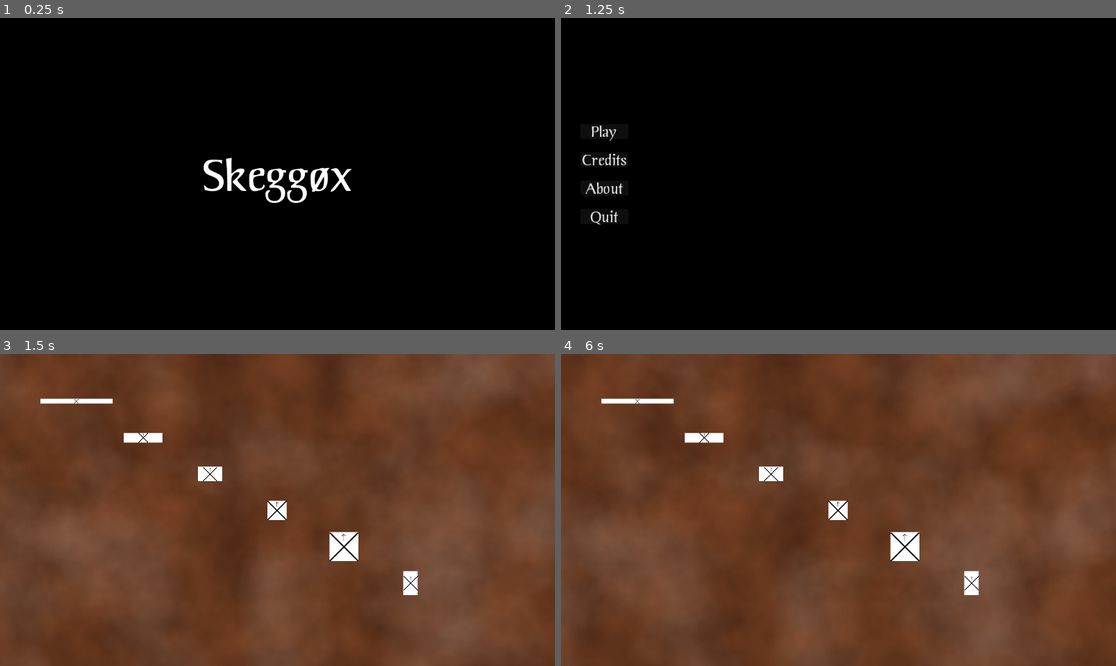
Above: before the commit, frames 1-4 (two rows, left to right).
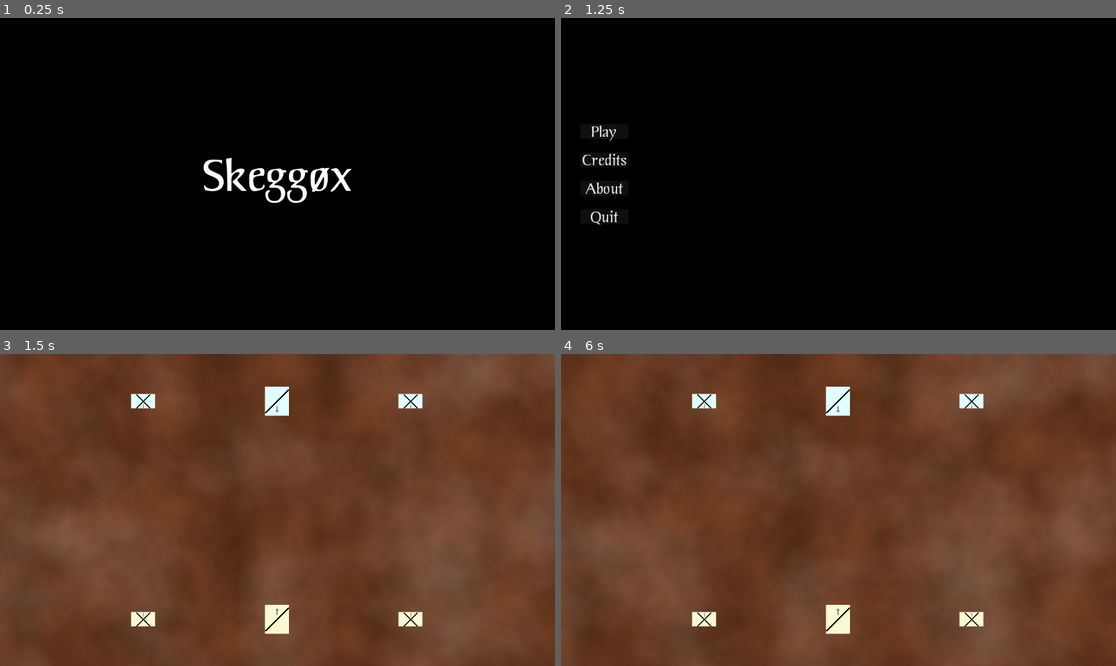
Above: after the commit, the same moments.

Repository: Habidakus/fantasy-battle
Game: Godot game, scene res://Scenes/TopLevelStateMachine.tscn
The game is run twice, just before and just after one commit, with the same random seed, the same clock (stepped at 60 frames per second) and the same inputs.
Inputs (mouse positions are in pixels of both pictures, inside the frame that each line leads up to):
- Up to frame 1 (0.25 s): no input
- Up to frame 2 (1.25 s): tap Enter at 0.5 s; move the mouse to (960, 158) at 0.52 s; click (960, 158) at 0.67 s
- Up to frame 3 (1.5 s): click "Play" at 1.25 s
- Up to frame 4 (6 s): tap Space at 2, 3.5, 5 s; move the mouse to (727, 525) at 2.02 s; click (727, 525) at 2.17 s; tap Enter at 2.75, 4.25 s; move the mouse to (894, 441) at 2.77 s; click (894, 441) at 2.92 s; move the mouse to (810, 572) at 3.52 s; click (810, 572) at 3.67 s; move the mouse to (1005, 556) at 4.27 s; click (1005, 556) at 4.42 s; move the mouse to (672, 463) at 5.02 s; click (672, 463) at 5.17 s; move the mouse to (866, 510) at 5.77 s; click (866, 510) at 5.92 s

Frames 1-2 are identical in both runs. In frame 3, 3.3% of the frame differs, in the area x 7-77%, y 10-90%; in frame 4, 3.3%.

Commit message:
Added some army code

Diff:
--- a/Scripts/Army.gd
+++ b/Scripts/Army.gd
@@ -1,6 +1,13 @@
 class_name Army extends Object
 
 var units : Array[Squad]
+var _color : Color = Color.WHITE
 
 func Add(squad : Squad) -> void:
     units.append(squad)
+
+func SetColor(color : Color) -> void:
+    _color = color
+
+func GetColor() -> Color:
+    return _color
--- a/Scripts/Squad.gd
+++ b/Scripts/Squad.gd
@@ -11,16 +11,11 @@
 # Column - Extra movement, reduced damage dealt from melee and missile, extra damage from artillery
 
 var initial_size : float
-var shape : Control
+var shape : ColorRect
 var icons : Node2D
 var units : Array[Unit]
 var formation : Formation = Formation.DOUBLELINE
 var squadType : SquadType = SquadType.INFANTRY
-
-static func CreateInfantry(count : int) -> Squad:
-    var squad : Squad = Squad.new()
-    squad.Initialize(count, SquadType.INFANTRY)
-    return squad
 
 static func CalculateDieMods(attacker : Formation, defender : Formation, damageType : DamageType) -> Vector2i:
     match damageType:
@@ -238,13 +233,16 @@
             assert(false)
             return 0
 
-func Initialize(count : int, st : SquadType) -> void:
+# s.Initialize(army, 15, Squad.SquadType.INFANTRY, Squad.Formation.DOUBLELINE)
+func Initialize(army : Army, count : int, st : SquadType, form : Formation) -> void:
     SetSquadType(st)
+    SetFormation(form)
+    shape.color = army.GetColor()
     for i in range(count):
         units.append(Unit.new())
 
 func _ready() -> void:
-    shape = find_child("ColorRect") as Control
+    shape = find_child("ColorRect") as ColorRect
     icons = find_child("Icons") as Node2D
     initial_size = shape.size.x
 
@@ -369,3 +367,6 @@
             cavalryIcon.hide()
             infantryIcon.hide()
             artilleryIcon.show()
+
+func SetFormation(form : Formation) -> void:
+    formation = form
--- a/Scripts/StatePlay.gd
+++ b/Scripts/StatePlay.gd
@@ -8,7 +8,7 @@
 const _mist_min_speed : float = 2.5
 const _mist_max_speed : float = 15
 var rnd : RandomNumberGenerator = RandomNumberGenerator.new()
-
+var _armies : Array[Army]
 # screen x: 20 to 1130
 # screen y: 23 to 627
 
@@ -16,53 +16,23 @@
     _mist_parallax_layer = find_child("Parallax_Mist") as ParallaxLayer
     _mist_direction = rnd.randf() * 360.0
     _mist_speed = rnd.randf() * (_mist_max_speed - _mist_min_speed) + _mist_min_speed
-    const total : int = 6
-    var squads : Array[Squad]
-    for i in range(total):
-        var s : Squad = squad_scene.instantiate()
-        s.Initialize(15, Squad.SquadType.INFANTRY)
-        s.position.x = 20 + (1 + i) * (1130 - 20) / float(total + 2)
-        s.position.y = 23 + (1 + i) * (627 - 23) / float(total + 2)
-        match i:
-            0:
-                s.formation = Squad.Formation.LINE
-            1:
-                s.formation = Squad.Formation.DOUBLELINE
-            2:
-                s.formation = Squad.Formation.TRIPLELINE
-            3:
-                s.formation = Squad.Formation.SQUARE
-            4:
-                s.formation = Squad.Formation.SKIRMISH
-            5:
-                s.formation = Squad.Formation.COLUMN
-        add_child(s)
-        squads.append(s)
-    for dt in [Squad.DamageType.MELEE, Squad.DamageType.CHARGE, Squad.DamageType.MISSLE, Squad.DamageType.ARTILLERY]:
-        for i in range(total):
-            for j in range(total):
-                var dice_attack : int = squads[i].GetDieCountInAttack(dt)
-                var dice_defense : int = squads[j].GetDieCountInAttack(dt)
-                var mods : Vector2i = Squad.CalculateDieMods(squads[i].formation, squads[j].formation, dt)
-                var dice : int = max(dice_attack, dice_defense)
-                var attack_damage : int = 0
-                var defense_damage : int = 0
-                for times in range(100):
-                    for d in range(dice):
-                        var attack_roll : int = rnd.randi() % (6 + mods.x)
-                        var defense_roll : int = rnd.randi() % (6 + mods.y)
-                        if d >= dice_attack:
-                            var second_roll : int = rnd.randi() % (6 + mods.x)
-                            attack_roll = min(second_roll, attack_roll)
-                        if d >= dice_defense:
-                            var second_roll : int = rnd.randi() % (6 + mods.x)
-                            defense_roll = min(second_roll, defense_roll)
-                        if attack_roll > defense_roll:
-                            attack_damage += 1
-                        elif attack_roll < defense_roll:
-                            if dt == Squad.DamageType.MELEE || dt == Squad.DamageType.CHARGE:
-                                defense_damage += 1
-                print(Squad.Formation.keys()[squads[i].formation], "(", Squad.DamageType.keys()[dt], ")", Squad.Formation.keys()[squads[j].formation], "=", float(attack_damage) / 100.0, " ", float(defense_damage) / 100.0)
+    _armies.append(Army.new())
+    _armies[0].SetColor(Color.LIGHT_CYAN)
+    _armies.append(Army.new())
+    _armies[1].SetColor(Color.LIGHT_GOLDENROD)
+    const squads_per_army : int = 3
+    for army : Army in _armies:
+        var dy = 1 if army == _armies[0] else 7
+        var rot : float = PI if army == _armies[0] else 0
+        for i in range(squads_per_army):
+            var s : Squad = squad_scene.instantiate()
+            add_child(s)
+            army.Add(s)
+            var st : Squad.SquadType = Squad.SquadType.INFANTRY if i != 1 else Squad.SquadType.CAVALRY
+            s.Initialize(army, 15, st, Squad.Formation.TRIPLELINE) # DOUBLELINE)
+            s.position.x = 20 + (1 + i) * (1130 - 20) / float(squads_per_army + 1)
+            s.position.y = 23 + (0 + dy) * (627 - 23) / 8.0
+            s.rotation = rot
 
 func _process(delta: float) -> void:
     _mist_direction += delta * ((rnd.randf() * 1) - 0.5)
